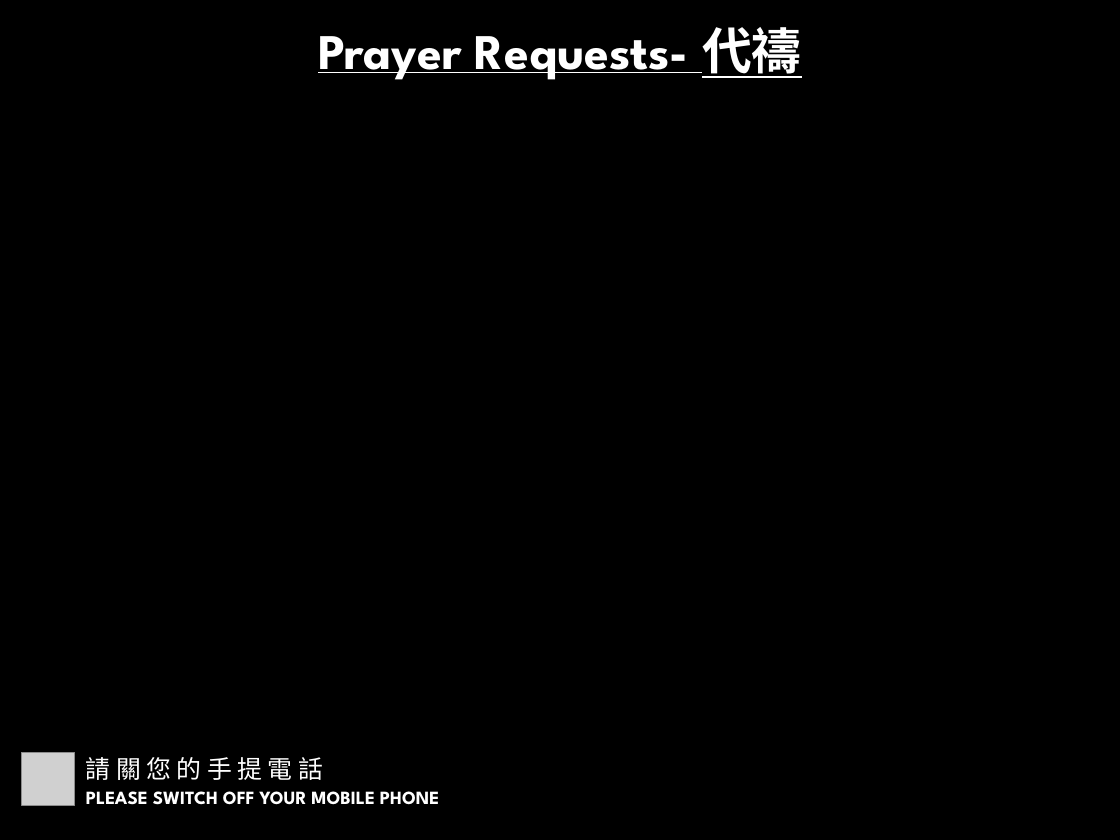
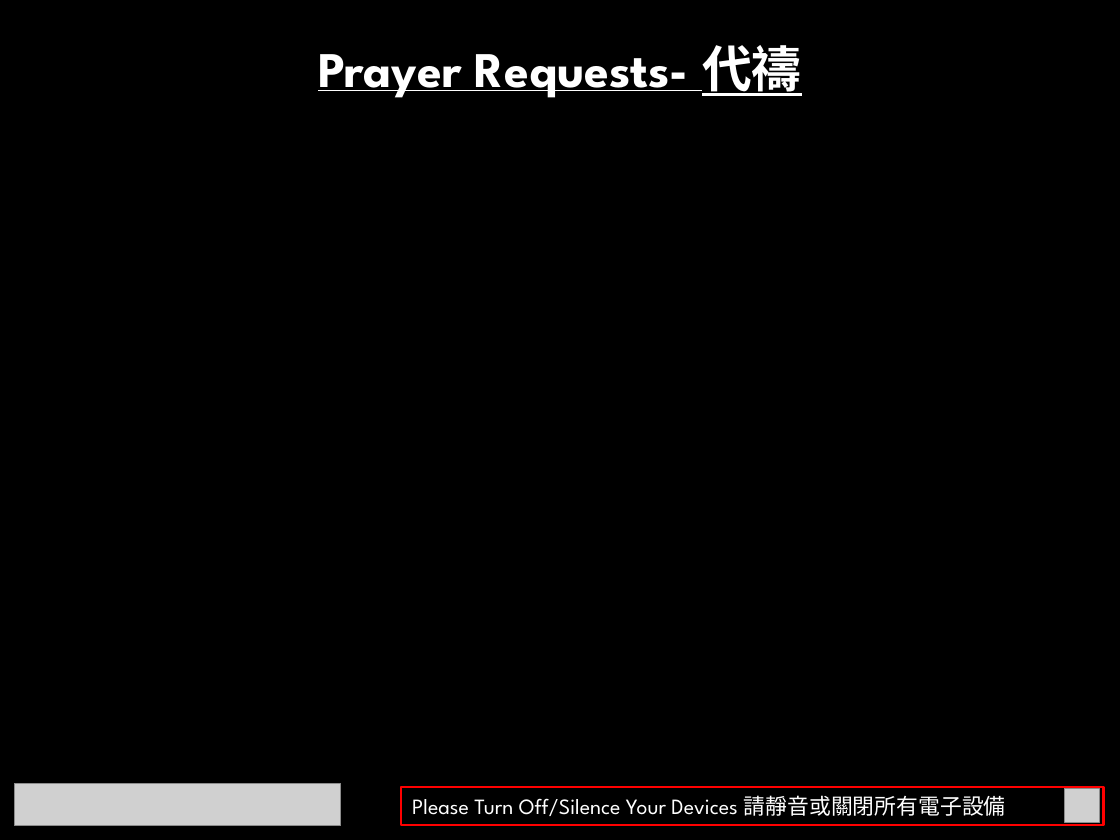
Before and after one commit to calebchanwy/tjc-powerpoint, a slide deck: slide 3 of TJCPowerPoint/Resources/Service4to3.pptx (slide 2 before the commit). Drawn at 1120x840 pixels with LibreOffice and Linux fonts; fonts in the diff are those of the drawing; grey boxes stand for pictures; background and template pictures are left out. Boxes give left, top, right and bottom in pixels: in the first picture for what was removed or moved away, otherwise in the second. Text is boxed around its words. In the diff, an @@ line names an element or a change of style, - is before the commit and + after.

```diff
--- a/TJCPowerPoint/Resources/Service4to3.pptx
+++ b/TJCPowerPoint/Resources/Service4to3.pptx
@@ text "Prayer Requests- 代禱": place and size @@
-text "Prayer Requests- 代禱" at [318, 27, 802, 80]
+text "Prayer Requests- 代禱" at [318, 45, 802, 98]
@@ picture removed at [22, 753, 75, 805] @@
@@ text removed at [86, 757, 323, 780] @@
-請 關 您 的 手 提 電 話
@@ picture added at [15, 784, 340, 827] @@
@@ text removed at [86, 791, 439, 805] @@
-PLEASE SWITCH OFF YOUR MOBILE PHONE
@@ rectangle added at [401, 787, 1103, 825], outline #FF0000 1.5 pt, 14 pt, text #FFFFFF @@
+Please Turn Off/Silence Your Devices 請靜音或關閉所有電子設備
@@ picture added at [1065, 788, 1100, 823] @@
```
Also in this commit, not shown: 4 other slides changed, 3 slides added, 36 other files.
